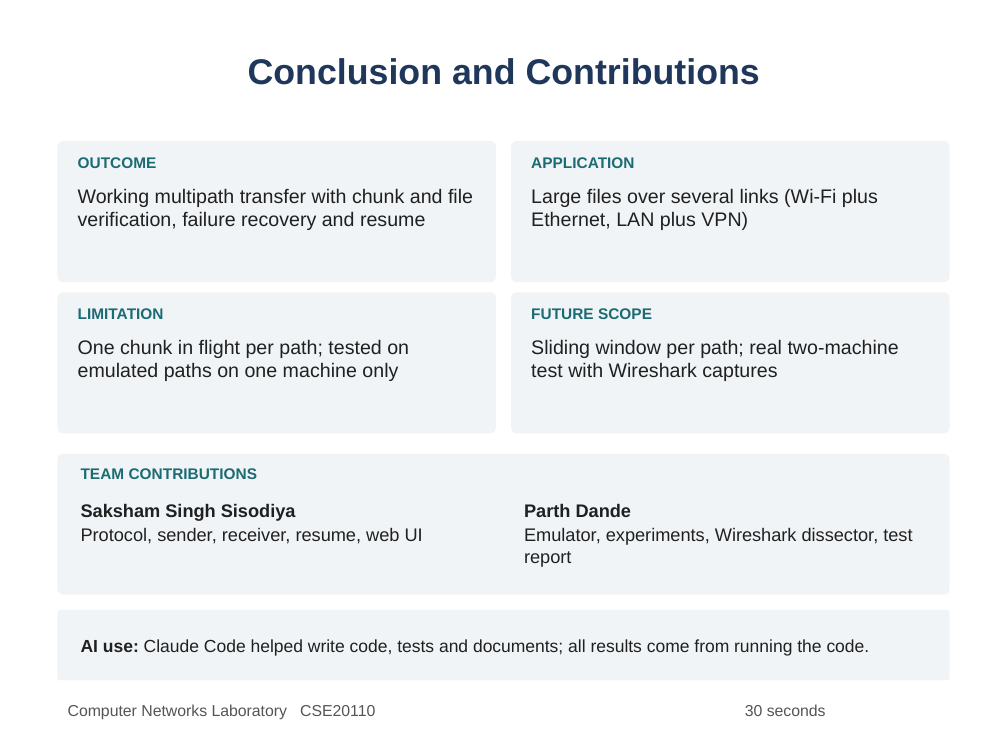
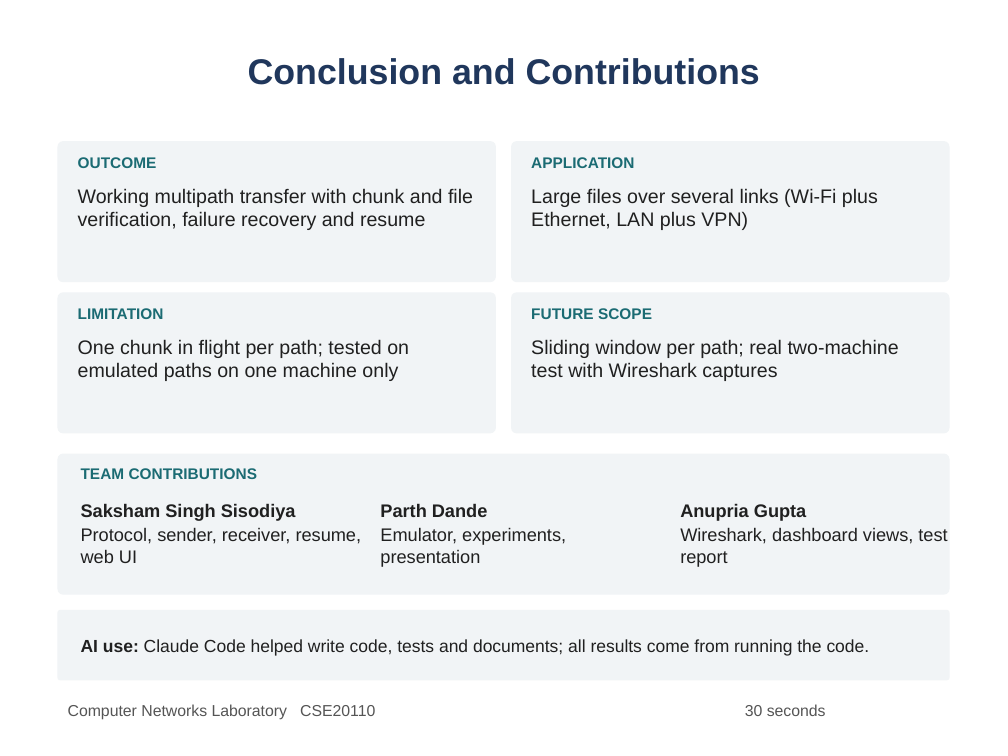
Before and after one commit to sakshamsinghsisodiya1204/mpft, a slide deck: slide 8 of docs/submission/MPFT_Presentation.pptx. Drawn at 1008x756 pixels with LibreOffice and Linux fonts; fonts in the diff are those of the drawing. Boxes give left, top, right and bottom in pixels: in the first picture for what was removed or moved away, otherwise in the second. Text is boxed around its words. In the diff, an @@ line names an element or a change of style, - is before the commit and + after.

```diff
--- a/docs/submission/MPFT_Presentation.pptx
+++ b/docs/submission/MPFT_Presentation.pptx
@@ text "Saksham Singh Sisodiya" rewrapped from (81, 503, 423, 544) to (81, 503, 362, 563) @@
@@ text "Parth Dande": place and size @@
-text "Parth Dande" at (524, 503, 912, 567)
+text "Parth Dande" at (380, 503, 566, 567)
@@ text added at (680, 503, 947, 567), 13 pt, text #202020 @@
+Anupria Gupta
+Wireshark, dashboard views, test report
@@ text at (380, 527, 566, 567): text changed @@
-Emulator, experiments, Wireshark dissector, test report
+Emulator, experiments, presentation
```
Also in this commit, not shown: 1 other slide changed, 3 other files.
